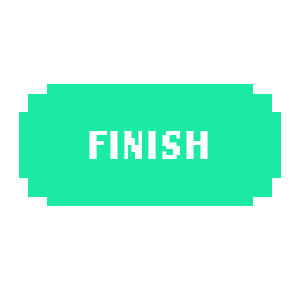
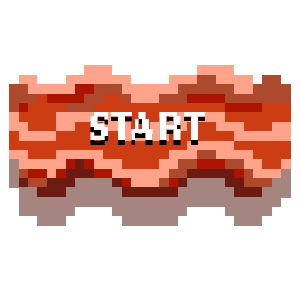
Layer changes from the first 300 × 300 image to the second:
renamed "FINISH" to "START", painted on it over (89, 112, 208, 159)
added layer "Layer 5" above "Layer 3" over (9, 65, 291, 197)
hid "Layer 3" over (9, 75, 291, 216)
added layer "Layer 4" above "Layer 2" over (9, 65, 291, 226)
